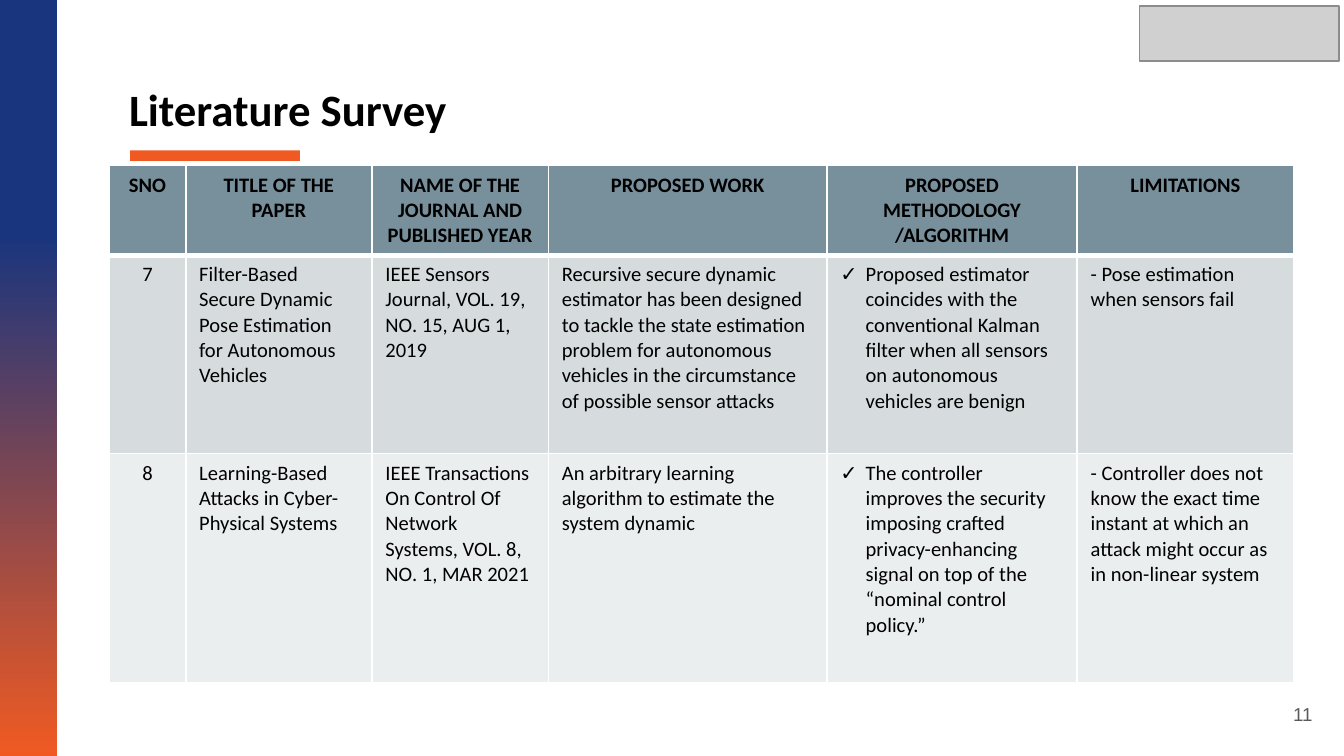
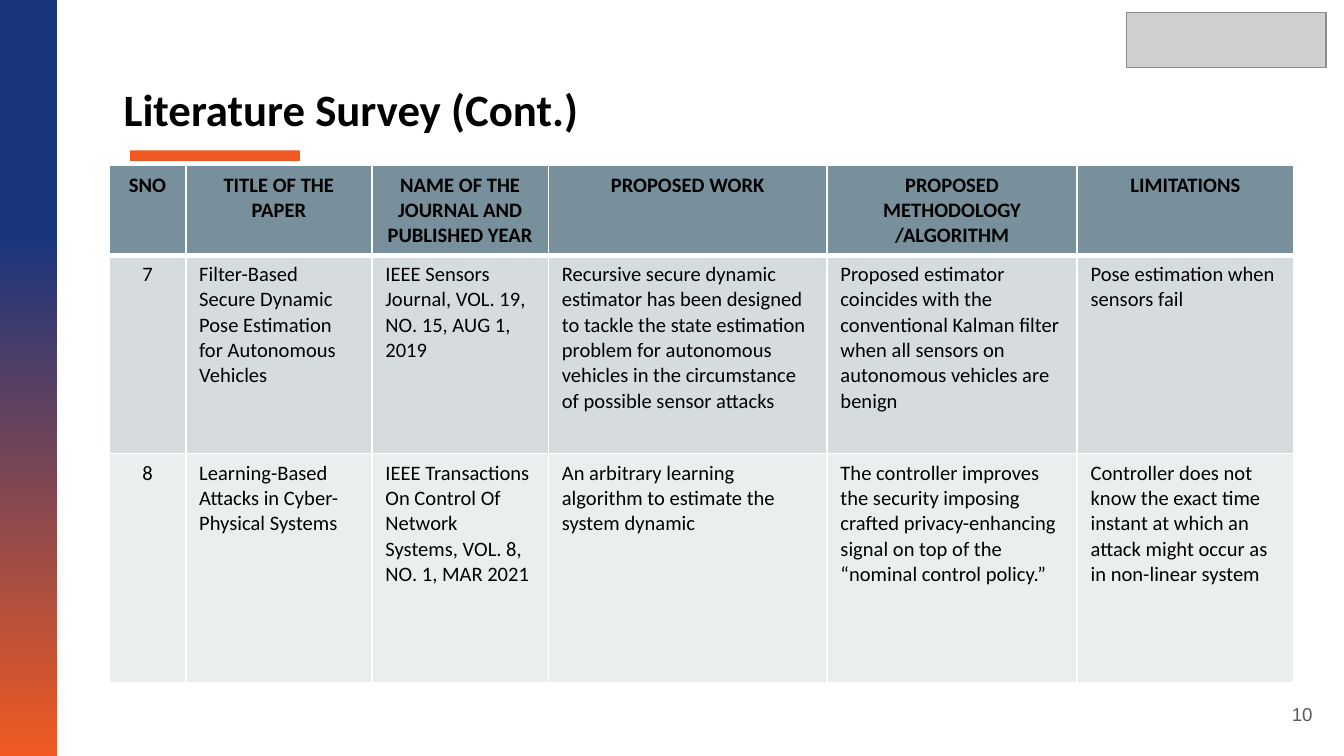
Before and after one commit to sreenithi21/ADAV, a slide deck: slide 10 of NGN PPT/AV_NGN_LAB_PPT.pptx (slide 11 before the commit). Drawn at 1344x756 pixels with LibreOffice and Linux fonts; fonts in the diff are those of the drawing; grey boxes stand for pictures. Boxes give left, top, right and bottom in pixels: in the first picture for what was removed or moved away, otherwise in the second. Text is boxed around its words. In the diff, an @@ line names an element or a change of style, - is before the commit and + after.

```diff
--- a/NGN PPT/AV_NGN_LAB_PPT.pptx
+++ b/NGN PPT/AV_NGN_LAB_PPT.pptx
@@ picture: place and size @@
-picture at (1140, 7, 1339, 62)
+picture at (1126, 12, 1325, 67)
@@ text at (124, 93, 578, 133): text changed @@
-Literature Survey
+Literature Survey (Cont.)
@@ table at (109, 165, 1293, 680) @@
-row 2, column 6: - Pose estimation when sensors fail
+row 2, column 6: Pose estimation when sensors fail
-row 3, column 6: - Controller does not know the exact time instant at which an attack might occur as in non-linear system
+row 3, column 6: Controller does not know the exact time instant at which an attack might occur as in non-linear system
@@ bullet ✓ to none @@
@@ page number at (1292, 708, 1313, 721): text changed @@
-11
+10
```
Also in this commit, not shown: 18 other slides changed, 4 slides added, 5 slides removed, 14 other files.
